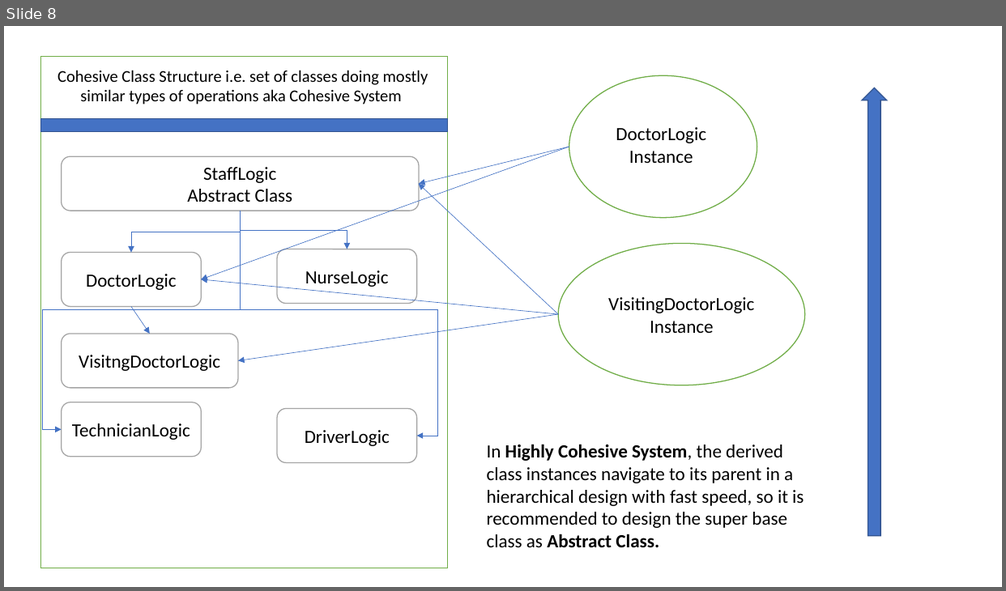
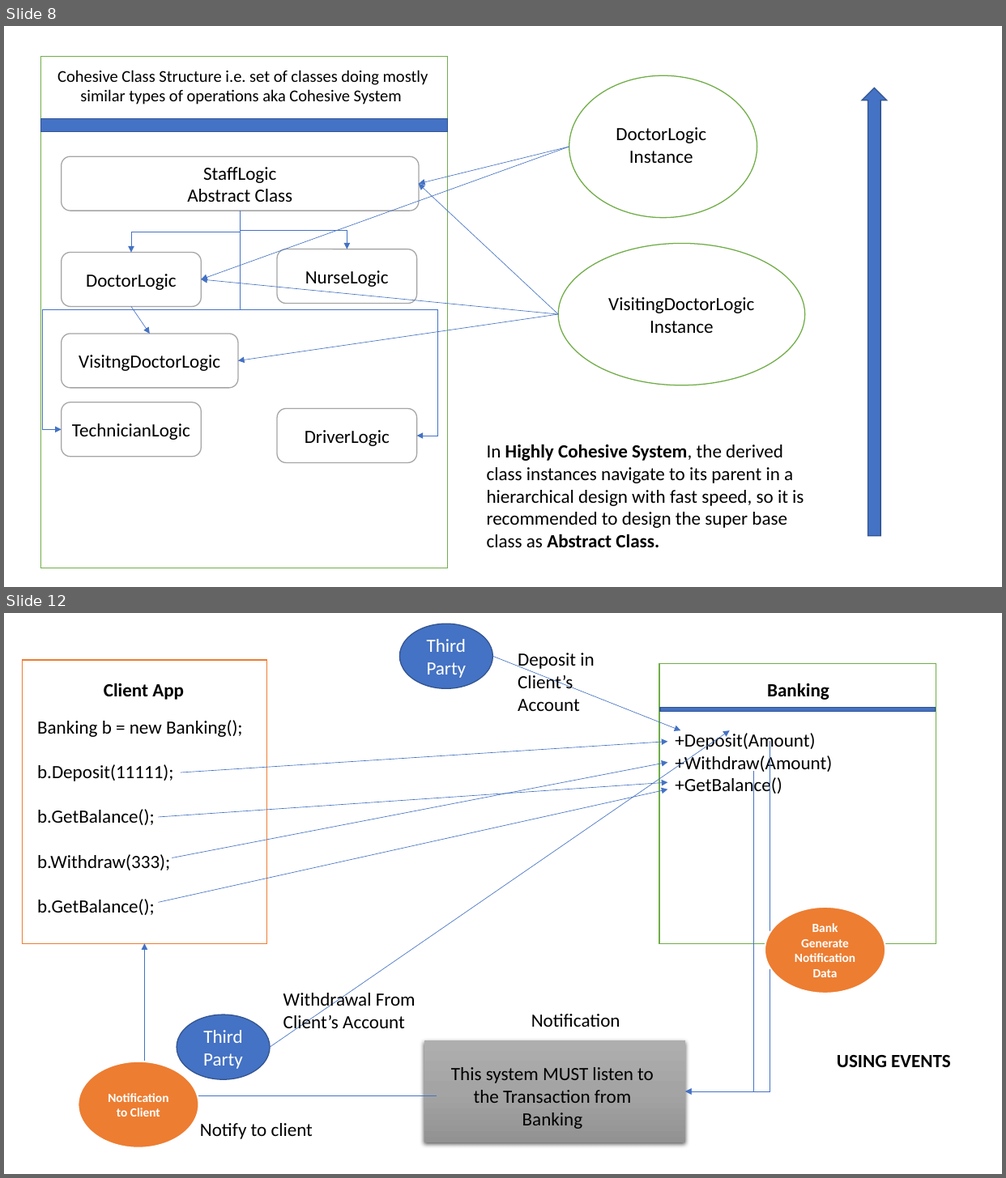
Before and after one commit to maheshsabnis/CS_Applications_MB, a slide deck: MB_Training_Images.pptx. Shown one above the other, each under a label of ours: slide 8 before the commit, slides 8 and 12 after it; the slides between them are not shown. The pictures are 1006x591 and 1006x1178 pixels, drawn with LibreOffice and Linux fonts; fonts in the diff are those of the drawing. Boxes give left, top, right and bottom in pixels: in the first picture for what was removed or moved away, otherwise in the second. Text is boxed around its words. In the diff, an @@ line names an element or a change of style, - is before the commit and + after.

```diff
--- a/MB_Training_Images.pptx
+++ b/MB_Training_Images.pptx
@@ slide 12 added at [4, 613, 1002, 1174], background #FFFFFF @@
@@ ellipse added at [400, 624, 493, 688], fill #4472C4, outline #325491 1 pt, 18 pt, text #FFFFFF @@
+Third Party
@@ rectangle added at [22, 660, 266, 944], fill #FFFFFF, outline #ED7D31 1 pt @@
@@ arrow added from (493, 657) to (681, 730), #4472C4 0.5 pt @@
@@ text added at [518, 653, 594, 711], 18 pt, text #000000 @@
+Deposit in Client’s Account
@@ text added at [104, 683, 184, 700], 18 pt, text #000000, bold @@
+Client App
@@ rectangle added at [660, 663, 936, 943], fill #FFFFFF, outline #70AD47 1 pt @@
@@ text added at [767, 683, 829, 700], 18 pt, text #000000, bold @@
+Banking
@@ rectangle added at [661, 707, 936, 711], fill #4472C4, outline #325491 1 pt @@
@@ text added at [37, 720, 243, 915], 18 pt, text #000000 @@
+Banking b = new Banking();
+b.Deposit(11111);
+b.GetBalance();
+b.Withdraw(333);
+b.GetBalance();
@@ arrow added from (270, 1047) to (730, 730), #4472C4 0.5 pt @@
@@ text added at [675, 730, 832, 797], 18 pt, text #000000 @@
++Deposit(Amount)
++Withdraw(Amount)
++GetBalance()
@@ arrow added from (181, 773) to (668, 742), #4472C4 0.5 pt @@
@@ elbow arrow added from (769, 741) to (685, 1093), #4472C4 0.5 pt @@
@@ arrow added from (158, 817) to (668, 782), #4472C4 0.5 pt @@
@@ arrow added from (172, 858) to (668, 762), #4472C4 0.5 pt @@
@@ elbow arrow added from (753, 771) to (685, 1093), #4472C4 0.5 pt @@
@@ arrow added from (158, 903) to (668, 790), #4472C4 0.5 pt @@
@@ ellipse added at [765, 907, 885, 994], fill #ED7D31, outline #FFFFFF 1.5 pt, 12 pt, text #FFFFFF, bold @@
+Bank Generate Notification Data
@@ elbow arrow added from (437, 1097) to (145, 944), #4472C4 0.5 pt @@
@@ text added at [283, 990, 415, 1034], 18 pt, text #000000 @@
+Withdrawal From Client’s Account
@@ ellipse added at [177, 1015, 270, 1080], fill #4472C4, outline #325491 1 pt, 18 pt, text #FFFFFF @@
+Third Party
@@ text added at [531, 1014, 620, 1027], 18 pt, text #000000 @@
+Notification
@@ rectangle added at [424, 1041, 685, 1143], fill gradient #AFAFAF to #A5A5A5 to #939393 @@
@@ ellipse added at [78, 1062, 198, 1148], fill #ED7D31, outline #FFFFFF 1.5 pt, 12 pt, text #FFFFFF, bold @@
+Notification to Client
@@ text added at [451, 1067, 654, 1129], 18 pt, text #000000 @@
+This system MUST listen to the Transaction from Banking
@@ text added at [837, 1055, 951, 1067], 18 pt, text #000000, bold @@
+USING EVENTS
@@ text added at [200, 1123, 313, 1139], 18 pt, text #000000 @@
+Notify to client
```
Also in this commit, not shown: 1 slide changed, 2 other slides added, 15 other files.
